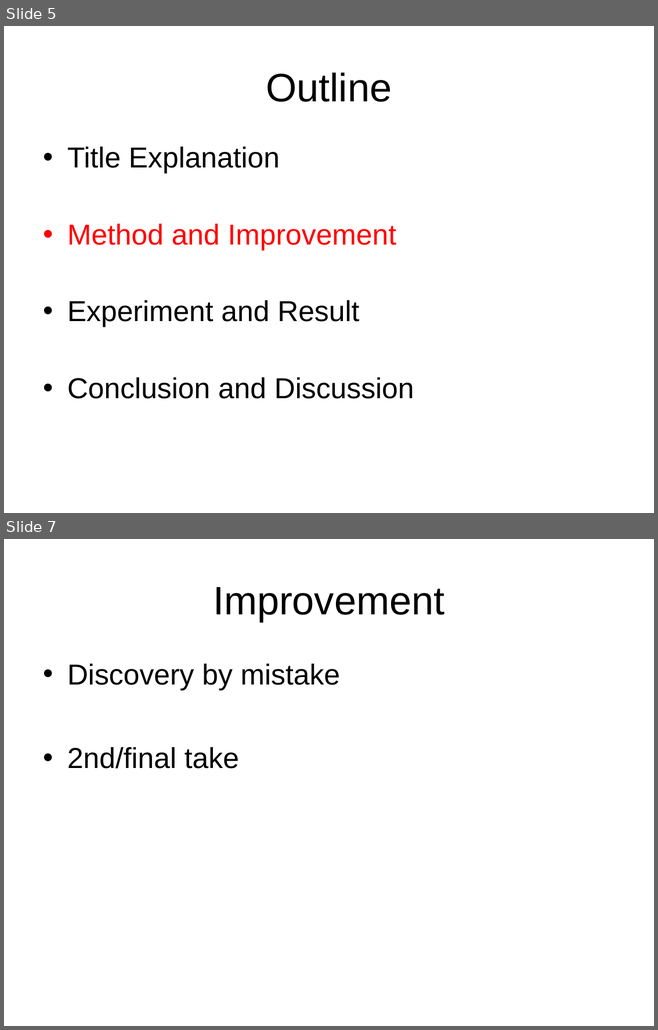
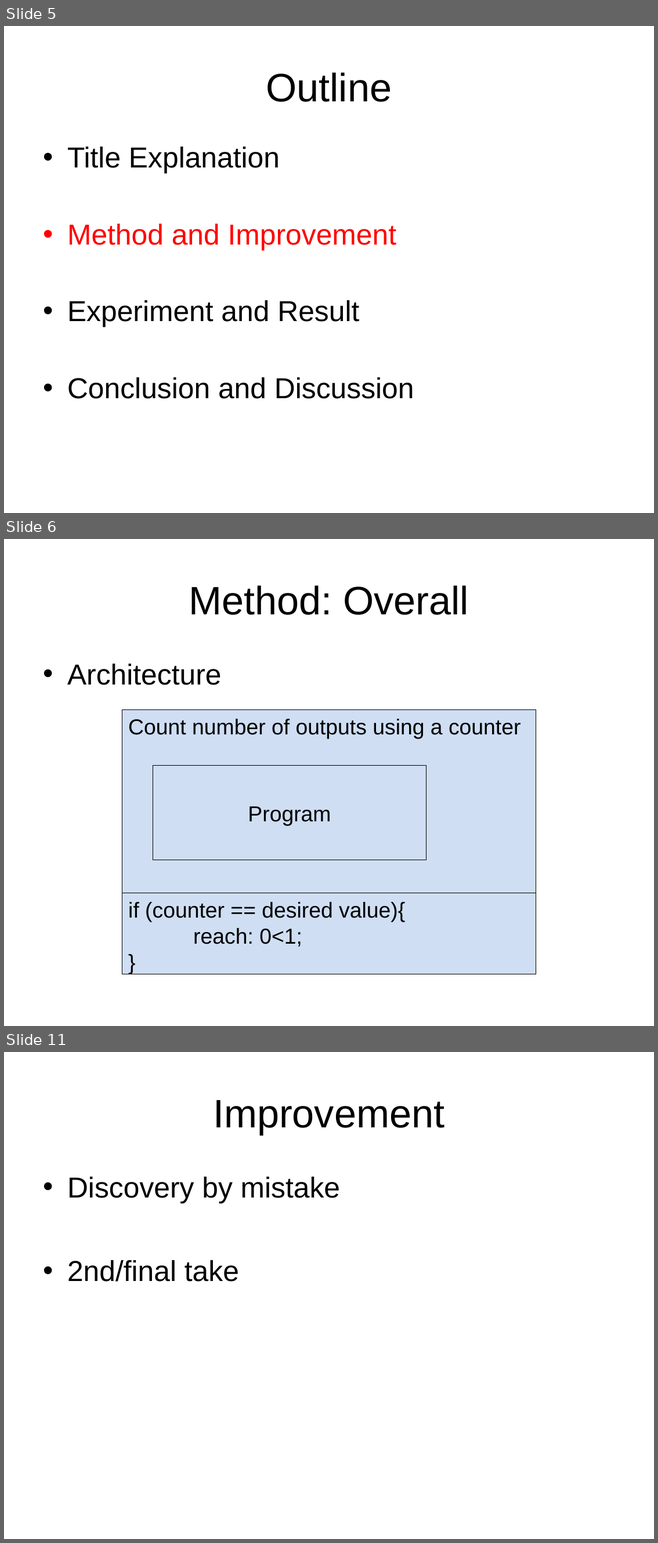
Before and after one commit to chenjiia/Thesis, a slide deck: thesis_presentation/presentation.ppt. Shown one above the other, each under a label of ours: slides 5 and 7 before the commit, slides 5, 6 and 11 after it; the slides between them are not shown. The pictures are 658x1030 and 658x1543 pixels, drawn with LibreOffice and Linux fonts; fonts in the diff are those of the drawing. Boxes give left, top, right and bottom in pixels: in the first picture for what was removed or moved away, otherwise in the second. Text is boxed around its words. In the diff, an @@ line names an element or a change of style, - is before the commit and + after.

```diff
--- a/thesis_presentation/presentation.ppt
+++ b/thesis_presentation/presentation.ppt
@@ slide 6 added at <box>4,539,654,1026</box>, background #FFFFFF @@
@@ title added at <box>188,585,469,615</box>, 44 pt, text #000000 @@
+Method: Overall
@@ text added at <box>67,664,221,685</box>, 32 pt, text #000000 @@
+• Architecture
@@ rectangle added at <box>122,710,535,893</box>, fill #CFDEF3, outline #000000 0.74 pt, 24 pt, text #000000 @@
+Count number of outputs using a counter
@@ rectangle added at <box>152,765,426,860</box>, fill #CFDEF3, outline #000000 0.74 pt, 24 pt, text #000000 @@
+Program
@@ rectangle added at <box>122,893,535,974</box>, fill #CFDEF3, outline #000000 0.74 pt, 24 pt, text #000000 @@
+if (counter == desired value){
+reach: 0<1;
+}
@@ what was slide 7 is now slide 11 @@
```
Also in this commit, not shown: 1 slide changed, 3 other slides added.
